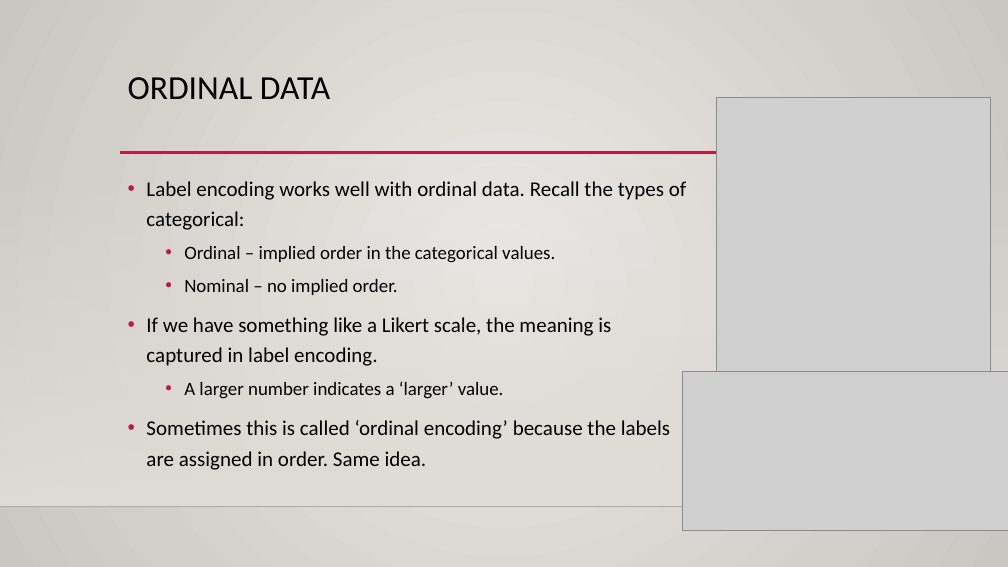
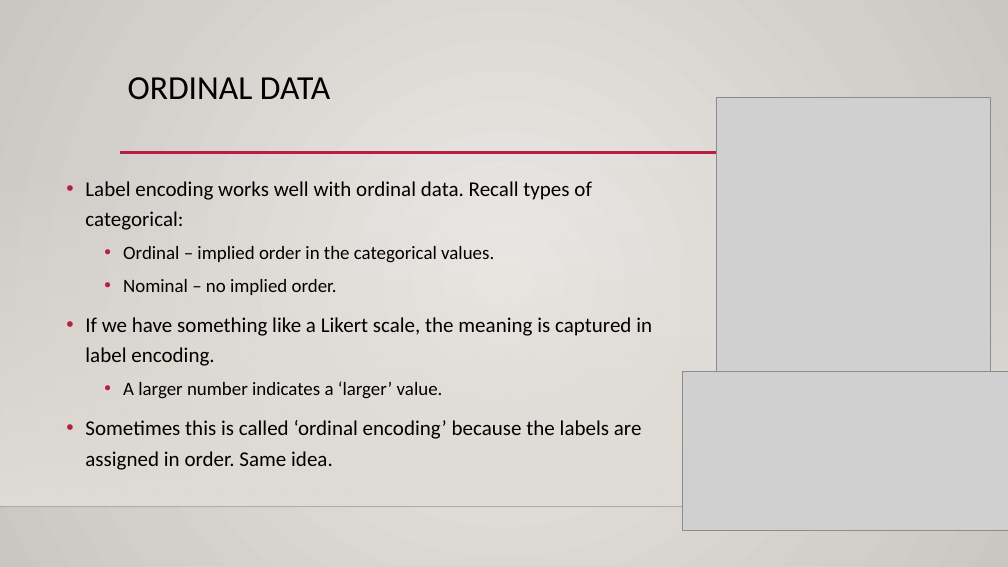
Before and after one commit to AkeemSemperDataScience/Basic_Stats_in_Python_Student_Repository, a slide deck: slide 19 of reference_material/slides/022_encoding.pptx (slide 15 before the commit). Drawn at 1008x567 pixels with LibreOffice and Linux fonts; fonts in the diff are those of the drawing; grey boxes stand for pictures; background and template pictures are left out. Boxes give left, top, right and bottom in pixels: in the first picture for what was removed or moved away, otherwise in the second. Text is boxed around its words. In the diff, an @@ line names an element or a change of style, - is before the commit and + after.

```diff
--- a/reference_material/slides/022_encoding.pptx
+++ b/reference_material/slides/022_encoding.pptx
@@ text "Label encoding works well with ...": place and size @@
-text "Label encoding works well with ..." at [146,181,687,470]
+text "Label encoding works well with ..." at [85,181,652,470]
@@ text at [85,181,592,230]: text changed @@
-• Label encoding works well with ordinal data. Recall the types of categorical:
+• Label encoding works well with ordinal data. Recall types of categorical:
```
Also in this commit, not shown: 10 other slides changed, 5 slides added, 22 other files.
